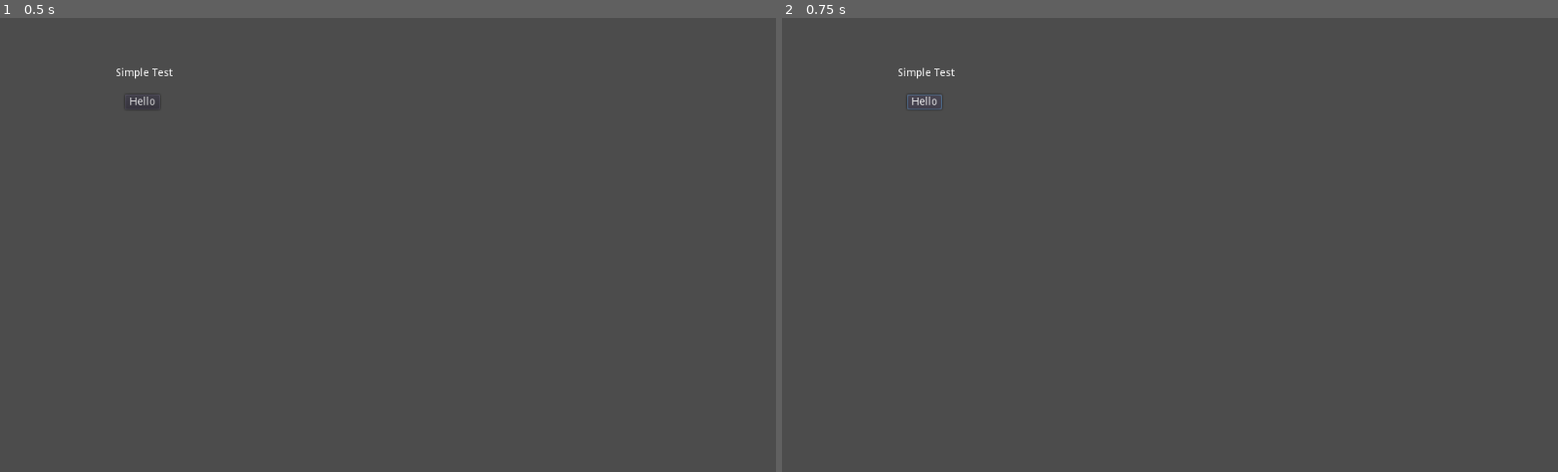
Above: before the commit, frames 1-2 (left to right).
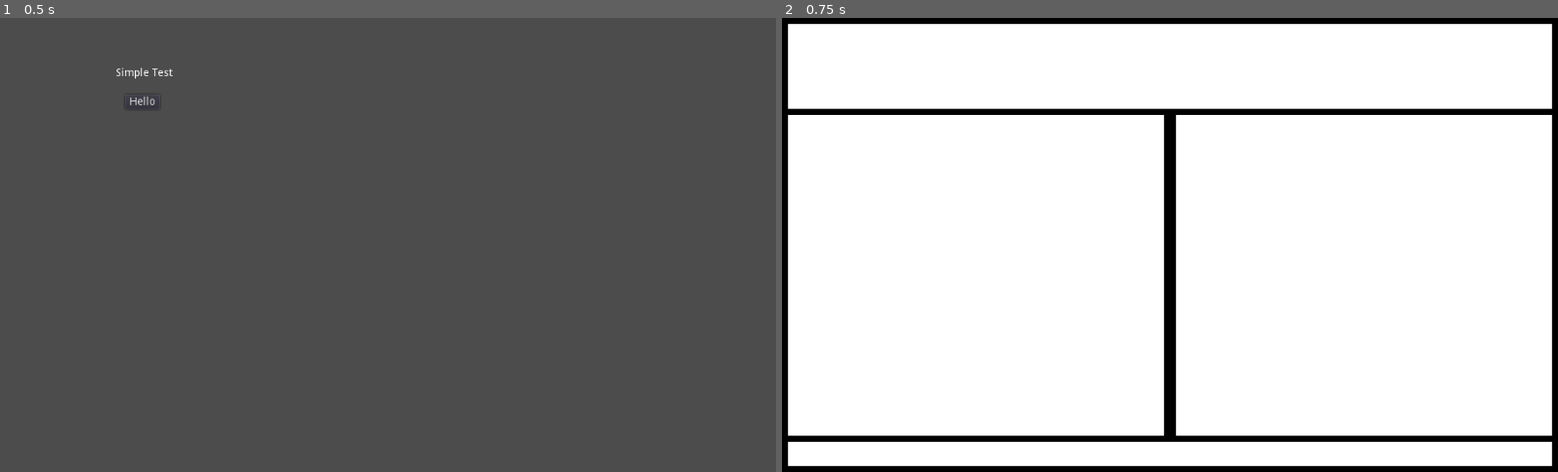
Above: after the commit, the same moments.

Repository: dytq/dytq.github.io
Game: Godot game, scene res://scenes/MainPage.tscn
Two runs of this game, one before a commit and one after it. Both use one fixed random seed, a clock stepped at 60 frames per second and the inputs below. Before the commit the project starts from res://MainPage.tscn.
Inputs:
- Up to frame 1 (0.5 s): no input
- Up to frame 2 (0.75 s): click "Hello" at 0.5 s

Frame 1 is identical in both runs. In frame 2, 100% of the frame differs, in the area x 0-100%, y 0-100%.

Commit message:
add example page

Diff:
--- a/src/project.godot
+++ b/src/project.godot
@@ -11,7 +11,7 @@
 [application]
 
 config/name="src"
-run/main_scene="res://MainPage.tscn"
+run/main_scene="res://scenes/MainPage.tscn"
 config/icon="res://icon.png"
 
 [gui]
--- /dev/null
+++ b/src/scenes/MainPage.tscn
@@ -0,0 +1,24 @@
+[gd_scene load_steps=2 format=2]
+
+[ext_resource path="res://scripts/MainPage.gd" type="Script" id=1]
+
+[node name="Control" type="Control"]
+anchor_right = 1.0
+anchor_bottom = 1.0
+script = ExtResource( 1 )
+
+[node name="Label" type="Label" parent="."]
+margin_left = 153.0
+margin_top = 66.0
+margin_right = 228.0
+margin_bottom = 80.0
+text = "Simple Test"
+
+[node name="Button" type="Button" parent="."]
+margin_left = 165.0
+margin_top = 101.0
+margin_right = 211.0
+margin_bottom = 121.0
+text = "Hello"
+
+[connection signal="pressed" from="Button" to="." method="_on_Button_pressed"]
--- /dev/null
+++ b/src/scenes/Page.tscn
@@ -0,0 +1,44 @@
+[gd_scene format=2]
+
+[node name="PageModel" type="Control"]
+anchor_right = 1.0
+anchor_bottom = 1.0
+
+[node name="BackGround" type="Node" parent="."]
+
+[node name="ColorRect" type="ColorRect" parent="BackGround"]
+margin_right = 1024.0
+margin_bottom = 600.0
+color = Color( 0, 0, 0, 1 )
+
+[node name="Front" type="Node" parent="."]
+
+[node name="ColorRect" type="ColorRect" parent="Front"]
+margin_left = 8.0
+margin_top = 8.0
+margin_right = 1016.0
+margin_bottom = 120.0
+
+[node name="Body" type="Node" parent="."]
+
+[node name="ColorRect1" type="ColorRect" parent="Body"]
+margin_left = 8.0
+margin_top = 128.0
+margin_right = 504.0
+margin_bottom = 552.0
+rect_pivot_offset = Vector2( 416, 304 )
+
+[node name="ColorRect2" type="ColorRect" parent="Body"]
+margin_left = 520.0
+margin_top = 128.0
+margin_right = 1016.0
+margin_bottom = 552.0
+rect_pivot_offset = Vector2( 416, 304 )
+
+[node name="Bottom" type="Node" parent="."]
+
+[node name="ColorRect" type="ColorRect" parent="Bottom"]
+margin_left = 8.0
+margin_top = 560.0
+margin_right = 1016.0
+margin_bottom = 592.0
--- /dev/null
+++ b/src/scripts/MainPage.gd
@@ -0,0 +1,11 @@
+extends Control
+
+var example_page = load("res://scenes/Page.tscn")
+
+func _ready():
+	pass
+
+
+func _on_Button_pressed():
+	var my_page = example_page.instance()
+	add_child(my_page)
